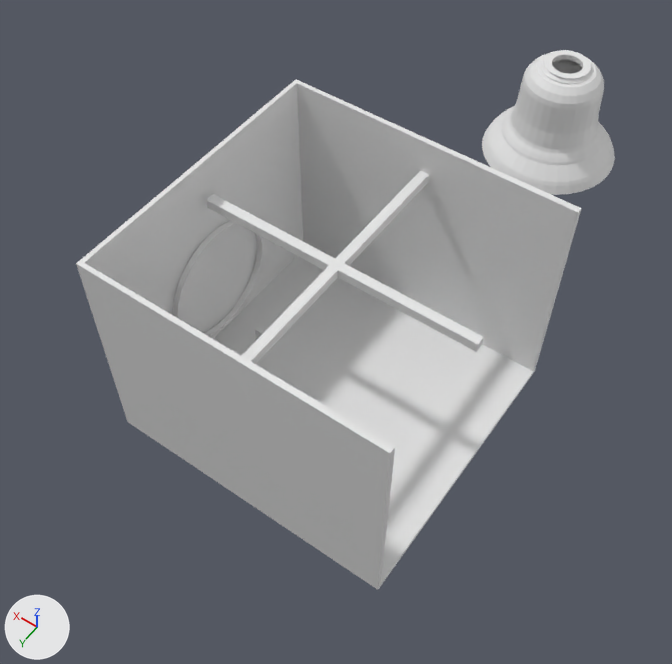
A saved change to the Blender file clock_face.blend.
One viewpoint serves both versions: a 50 mm lens placed at (-16.4, 23.0, 41.7), pointed at (1.5, -2.0, 2.4). The lights are fixed; the arrows at lower left show +X, +Y and +Z.

Names of what the first picture shows: 'Beam', 'Bell', 'Clock-face', 'Walls'.
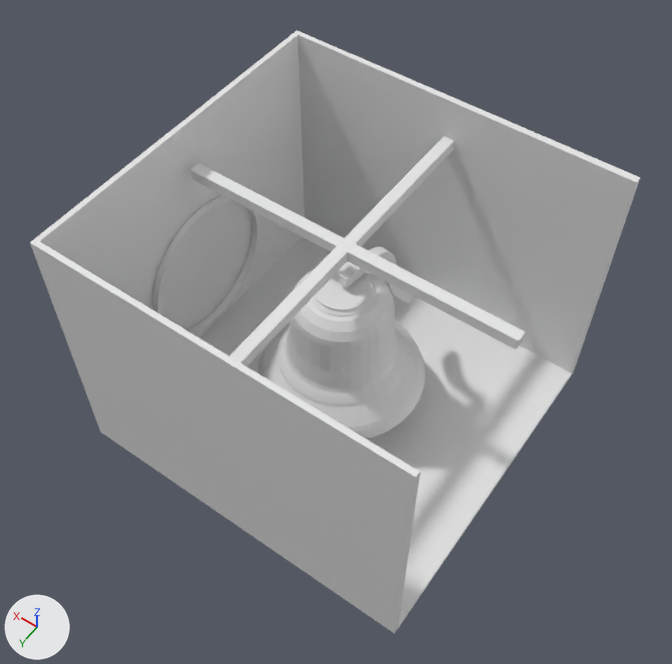
Commit message: Started working on detailed bell

Boxes (x1, y1, x2, y2) around the edits, measured in the pictures (672 x 664 px):
'Walls', moved, rescaled (21% wider, 18% taller): before (76, 79, 582, 590); after (30, 30, 640, 634)
'Bell', reshaped, moved, rescaled, modifiers changed (25% wider, 22% taller): before (482, 50, 615, 195); after (258, 262, 425, 439)
'Beam', moved, rescaled (20% wider, 20% taller): before (206, 171, 484, 364); after (191, 136, 525, 367)
'Hitter', added: after (338, 247, 416, 303)

The change, as a list of edits to the scene's bpy script:
```text
Change me_circle:
    used by ob_bell; location = (0.0, -24.26, 0.0); scale = (3.95, 3.95, 3.95)
    remove me_circle.from_pydata(...)  # 608 vertices, 576 faces; spans x -1.0..1.0, y -1.0..1.0, z 0.0..1.75
    add me_circle.from_pydata(...)  # 1216 vertices, 1186 faces; spans x -1.11..1.11, y -1.11..1.11, z -0.87..0.83
    me_circle part 1: 608 vertices removed from x -1.0..1.0, y -1.0..1.0, z 0.0..1.75; 1216 vertices added at x -1.11..1.11, y -1.11..1.11, z -0.87..0.83
Add me_mesh:
    me_mesh.from_pydata(...)  # 156 vertices, 80 faces; spans x -5.87..0.0, y -0.26..0.25, z 3.69..9.85
Change ob_walls:
    ob_walls.location: (0.0, 0.0, 0.0) -> (-0.32, -0.24, -0.56)
    ob_walls.scale: (1.0, 1.0, 1.0) -> (1.17, 1.17, 1.17)
Change ob_beam:
    ob_beam.location: (0.0, 0.0, 10.3) -> (-0.32, -0.24, 11.51)
    ob_beam.scale: (0.25, 7.45, 0.25) -> (0.293, 8.73, 0.293)
Change ob_bell:
    remove _m = ob_bell.modifiers.new('Solidify', 'SOLIDIFY')
    remove _m.thickness = 0.12
    ob_bell.location: (0.0, -24.26, 0.0) -> (-0.16, -0.21, 5.72)
    ob_bell.scale: (3.95, 3.95, 3.95) -> (3.92, 3.92, 3.92)
Add ob_hitter:
    ob_hitter = bpy.data.objects.new('Hitter', me_mesh)
    ob_hitter.location = (-0.3, -0.03, 0.0)
    ob_hitter.rotation_euler = (0.0, 0.0, 1.449)  # degrees (0, 0, 83)
```
